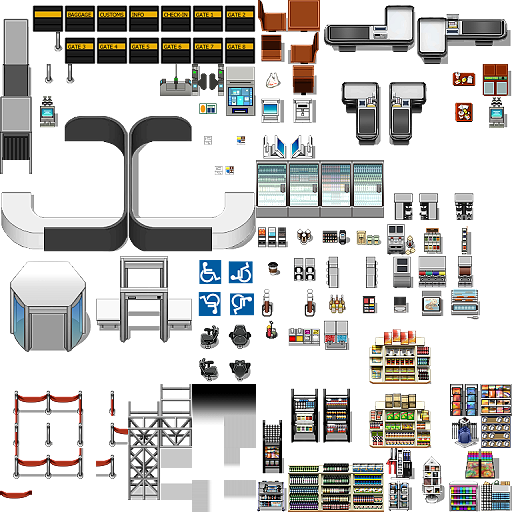
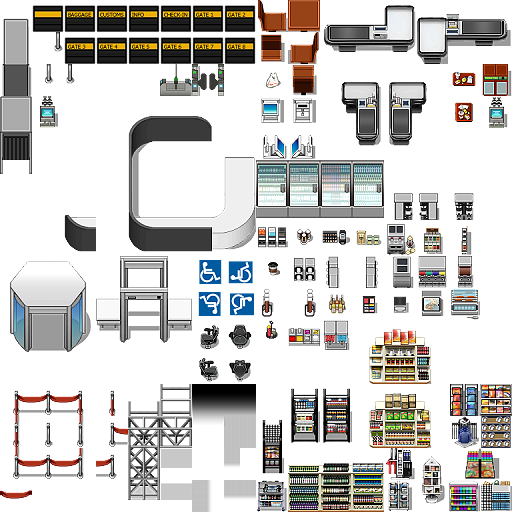
Layered file, before and after one edit (512x512). Changes by layer:
painted on "KR_Airport_C.png" over [1, 66, 256, 252]
